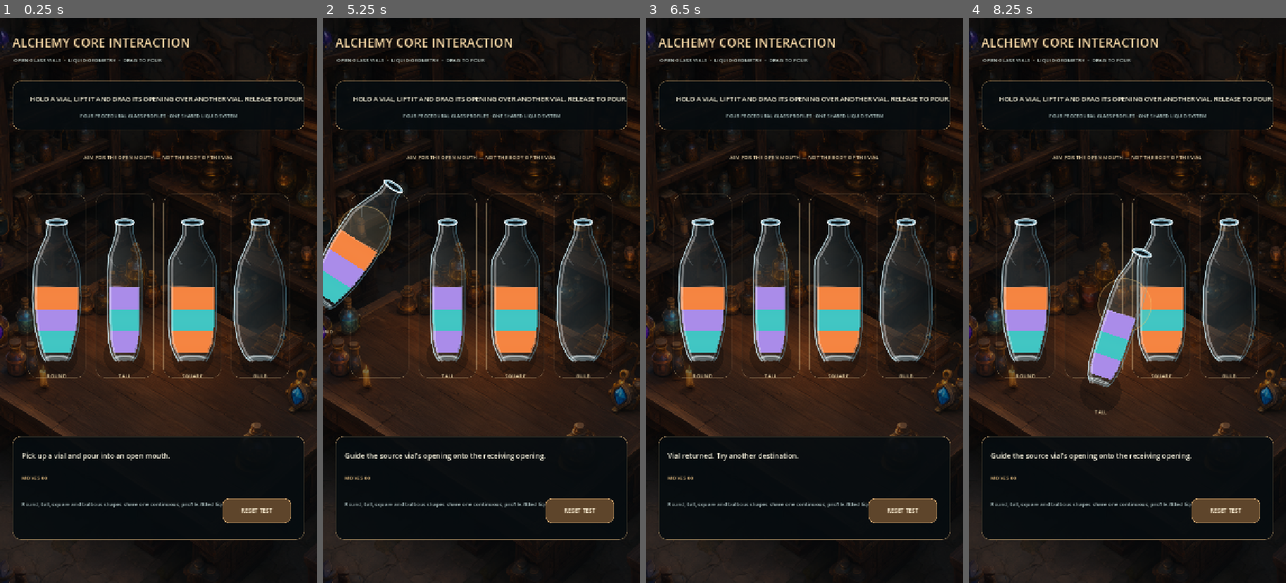
Above: before the commit, frames 1-4 (left to right).
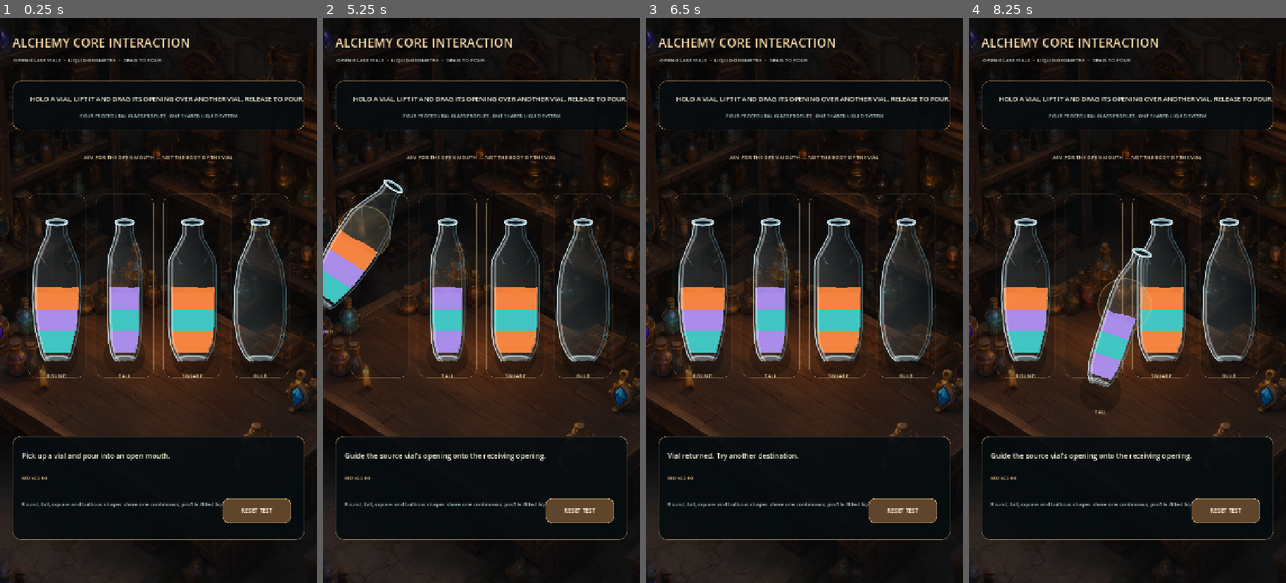
Above: after the commit, the same moments.

Repository: Kryodo/spell-sort-game
Game: Godot game, scene res://scenes/alchemy_interaction_test.tscn
The game is run twice, just before and just after one commit, with the same random seed, the same clock (stepped at 60 frames per second) and the same inputs.
Inputs (mouse positions are in pixels of both pictures, inside the frame that each line leads up to):
- Up to frame 1 (0.25 s): no input
- Up to frame 2 (5.25 s): tap Enter at 0.5, 3.5, 5 s; drag from (481, 300) to (513, 176) at 0.52 s; click "RESET TEST" at 1.25 s; tap Space at 2, 4.25 s; drag from (418, 328) to (465, 413) at 2.02 s; move the mouse to (513, 176) at 2.77 s; click (513, 176) at 2.92 s; drag from (465, 413) to (386, 215) at 3.52 s; move the mouse to (576, 385) at 4.27 s; click (576, 385) at 4.42 s; drag from (386, 215) to (433, 159) at 5.02 s
- Up to frame 3 (6.5 s): move the mouse to (820, 300) at 5.77 s; click (820, 300) at 5.92 s
- Up to frame 4 (8.25 s): tap Space at 6.5 s; drag from (1079, 159) to (1064, 328) at 6.52 s; move the mouse to (1197, 272) at 7.27 s; click (1197, 272) at 7.42 s; drag from (1064, 328) to (1111, 413) at 8.02 s

The runs differ from the first frame. In frame 1, less than 0.1% of the frame differs, in the area x 11-68%, y 47-50%; in frame 2, less than 0.1%, in the area x 2-68%, y 37-49%; in frame 3, less than 0.1%; in frame 4, less than 0.1%.

Commit message:
Integrate animated waves into liquid band surface

Diff:
--- a/scripts/alchemy_bottle.gd
+++ b/scripts/alchemy_bottle.gd
@@ -4,9 +4,11 @@
 const LIQUID_BOTTOM_RATIO := 0.938
 const LIQUID_TOP_RATIO := 0.31
 const LIQUID_BAND_STRIPS := 10
+const LIQUID_SURFACE_COLUMNS := 64
 const LIQUID_WALL_INSET_PIXELS := 4.5
 const LIQUID_FLOOR_INSET_PIXELS := 5.0
 const LIQUID_BAND_OVERLAP_PIXELS := 1.2
+const LIQUID_SURFACE_OVERLAP_PIXELS := 0.8
 
 var vial_index: int = 0
 var display_name: String = ""
@@ -384,6 +386,7 @@
 	return minimum_width
 
 
+
 func _draw_liquid_band(
 	rect: Rect2,
 	top_ratio: float,
@@ -397,6 +400,13 @@
 	if not is_bottom:
 		bottom_y += LIQUID_BAND_OVERLAP_PIXELS
 
+	if is_surface:
+		# The moving surface is the top edge of the liquid volume itself.
+		# No independent line is drawn over it.
+		var surface_depth: float = minf(12.0, (bottom_y - top_y) * 0.34)
+		_draw_wavy_surface_fill(rect, top_y, top_y + surface_depth, liquid_color)
+		top_y += surface_depth - 0.6
+
 	var strip_height: float = (bottom_y - top_y) / float(LIQUID_BAND_STRIPS)
 	if strip_height <= 0.5:
 		return
@@ -411,9 +421,6 @@
 		if half_width <= 2.0:
 			continue
 
-		# The strip is a simple rectangle fully inside the narrowest point of this
-		# part of the glass profile. This intentionally favours reliable coverage
-		# over perfect contour matching.
 		var strip_rect := Rect2(
 			rect.get_center().x - half_width,
 			strip_top,
@@ -424,7 +431,6 @@
 		var fill_color: Color = liquid_color.lerp(liquid_color.lightened(0.15), depth_factor)
 		draw_rect(strip_rect, fill_color, true, -1.0, false)
 
-		# Darker narrow side facets add a little depth while keeping the centre vivid.
 		var side_width: float = minf(2.2, half_width * 0.08)
 		draw_rect(
 			Rect2(strip_rect.position.x, strip_rect.position.y, side_width, strip_rect.size.y),
@@ -441,40 +447,41 @@
 			false
 		)
 
-	if is_surface:
-		_draw_liquid_surface(rect, top_y, liquid_color)
-
-
-func _draw_liquid_surface(rect: Rect2, surface_y: float, liquid_color: Color) -> void:
-	var surface_ratio: float = clampf((surface_y - rect.position.y) / maxf(1.0, rect.size.y), 0.0, 1.0)
-	var surface_margin: float = 4.0 / maxf(1.0, rect.size.y)
-	var surface_width_ratio: float = _get_min_profile_width(
-		surface_ratio - surface_margin,
-		surface_ratio + surface_margin
-	)
-	var half_width: float = rect.size.x * surface_width_ratio - LIQUID_WALL_INSET_PIXELS
-	if half_width <= 3.0:
+
+func _draw_wavy_surface_fill(rect: Rect2, surface_y: float, fill_bottom: float, liquid_color: Color) -> void:
+	if fill_bottom <= surface_y + 1.0:
 		return
 
-	var surface_line := PackedVector2Array()
-	for point_index in range(25):
-		var x_ratio: float = lerpf(-1.0, 1.0, float(point_index) / 24.0)
-		var x: float = rect.get_center().x + half_width * x_ratio
-		var wave: float = sin(_wave_time * 2.1 + x_ratio * 2.8) * (0.8 + absf(_slosh) * 2.0)
-		var tilt: float = -tan(_tilt) * x_ratio * half_width * 0.10
-		surface_line.append(Vector2(x, surface_y + wave + tilt))
-
-	draw_polyline(
-		surface_line,
-		Color(
-			liquid_color.lightened(0.38).r,
-			liquid_color.lightened(0.38).g,
-			liquid_color.lightened(0.38).b,
-			0.56
-		),
-		1.8,
-		true
-	)
+	var surface_ratio: float = (surface_y - rect.position.y) / maxf(1.0, rect.size.y)
+	var bottom_ratio: float = (fill_bottom - rect.position.y) / maxf(1.0, rect.size.y)
+	var half_width_ratio: float = _get_min_profile_width(surface_ratio - 0.008, bottom_ratio + 0.008)
+	var half_width: float = rect.size.x * half_width_ratio - LIQUID_WALL_INSET_PIXELS
+	if half_width <= 2.0:
+		return
+
+	var column_width: float = (half_width * 2.0) / float(LIQUID_SURFACE_COLUMNS)
+	var safe_bottom: float = fill_bottom
+	var maximum_wave: float = 1.4 + absf(_slosh) * 3.6
+
+	for column_index in range(LIQUID_SURFACE_COLUMNS):
+		var x_ratio: float = (float(column_index) + 0.5) / float(LIQUID_SURFACE_COLUMNS) * 2.0 - 1.0
+		var wave_primary: float = sin(_wave_time * 1.75 + x_ratio * 3.4) * maximum_wave
+		var wave_secondary: float = sin(_wave_time * 2.45 - x_ratio * 7.2) * absf(_slosh) * 1.15
+		var tilt_offset: float = clampf(-tan(_tilt) * x_ratio * half_width * 0.045, -4.5, 4.5)
+		var moving_surface_y: float = surface_y + wave_primary + wave_secondary + tilt_offset
+		moving_surface_y = clampf(moving_surface_y, surface_y - 6.0, safe_bottom - 2.0)
+
+		var x: float = rect.get_center().x - half_width + float(column_index) * column_width
+		var fill_rect := Rect2(
+			x - LIQUID_SURFACE_OVERLAP_PIXELS * 0.5,
+			moving_surface_y,
+			column_width + LIQUID_SURFACE_OVERLAP_PIXELS,
+			safe_bottom - moving_surface_y
+		)
+
+		var edge_factor: float = absf(x_ratio)
+		var shaded_color: Color = liquid_color.lerp(liquid_color.darkened(0.22), edge_factor * 0.25)
+		draw_rect(fill_rect, shaded_color, true, -1.0, false)
 
 func _is_safe_convex_quad(points: PackedVector2Array) -> bool:
 	if points.size() != 4:
